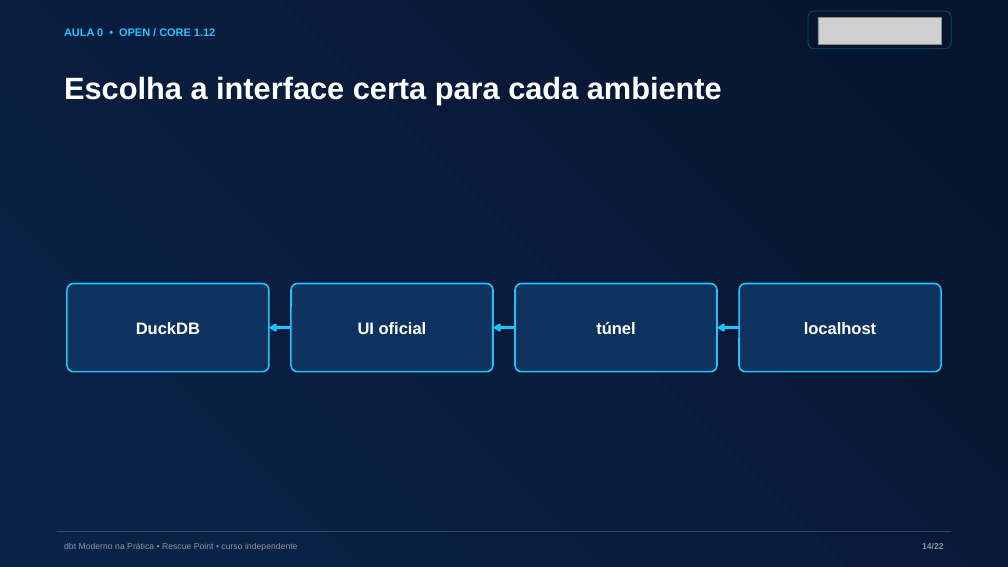
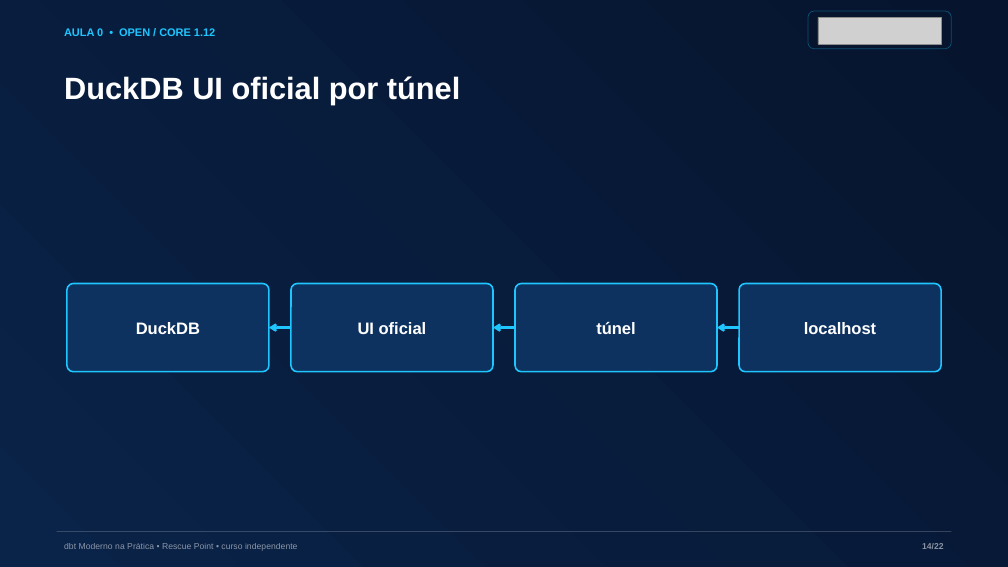
Before and after one commit to AnselmoBorges/dbt-moderno-na-pratica, a slide deck: slide 14 of assets/decks/aula-00-ambiente.pptx. Drawn at 1008x567 pixels with LibreOffice and Linux fonts; fonts in the diff are those of the drawing; grey boxes stand for pictures. Boxes give left, top, right and bottom in pixels: in the first picture for what was removed or moved away, otherwise in the second. Text is boxed around its words. In the diff, an @@ line names an element or a change of style, - is before the commit and + after.

```diff
--- a/assets/decks/aula-00-ambiente.pptx
+++ b/assets/decks/aula-00-ambiente.pptx
@@ text at (x1=64, y1=76, x2=460, y2=104): text changed @@
-Escolha a interface certa para cada ambiente
+DuckDB UI oficial por túnel
```
Also in this commit, not shown: 2 other slides changed, 1 slide added, 1 slide removed, 39 other files.
